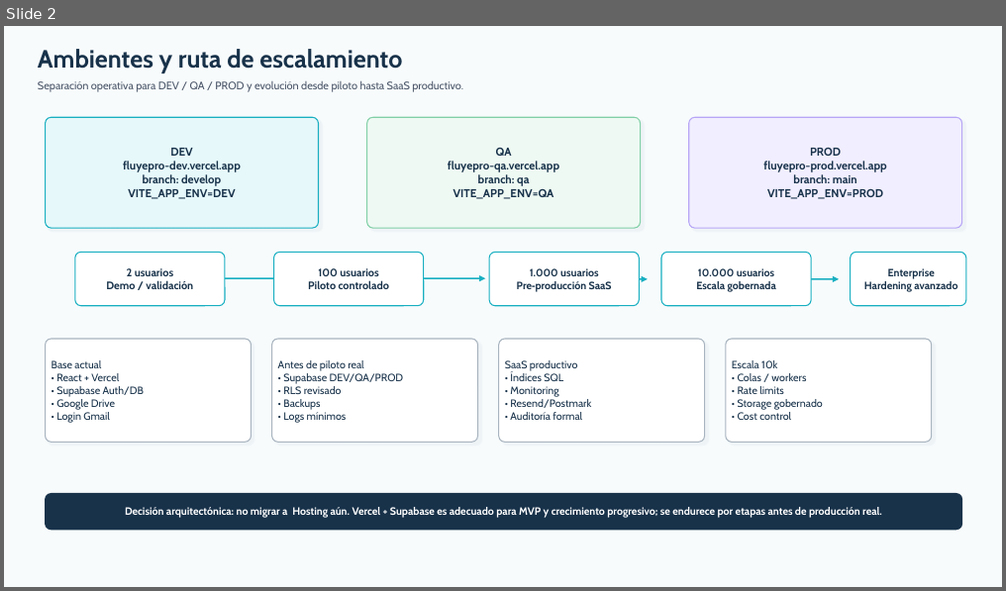
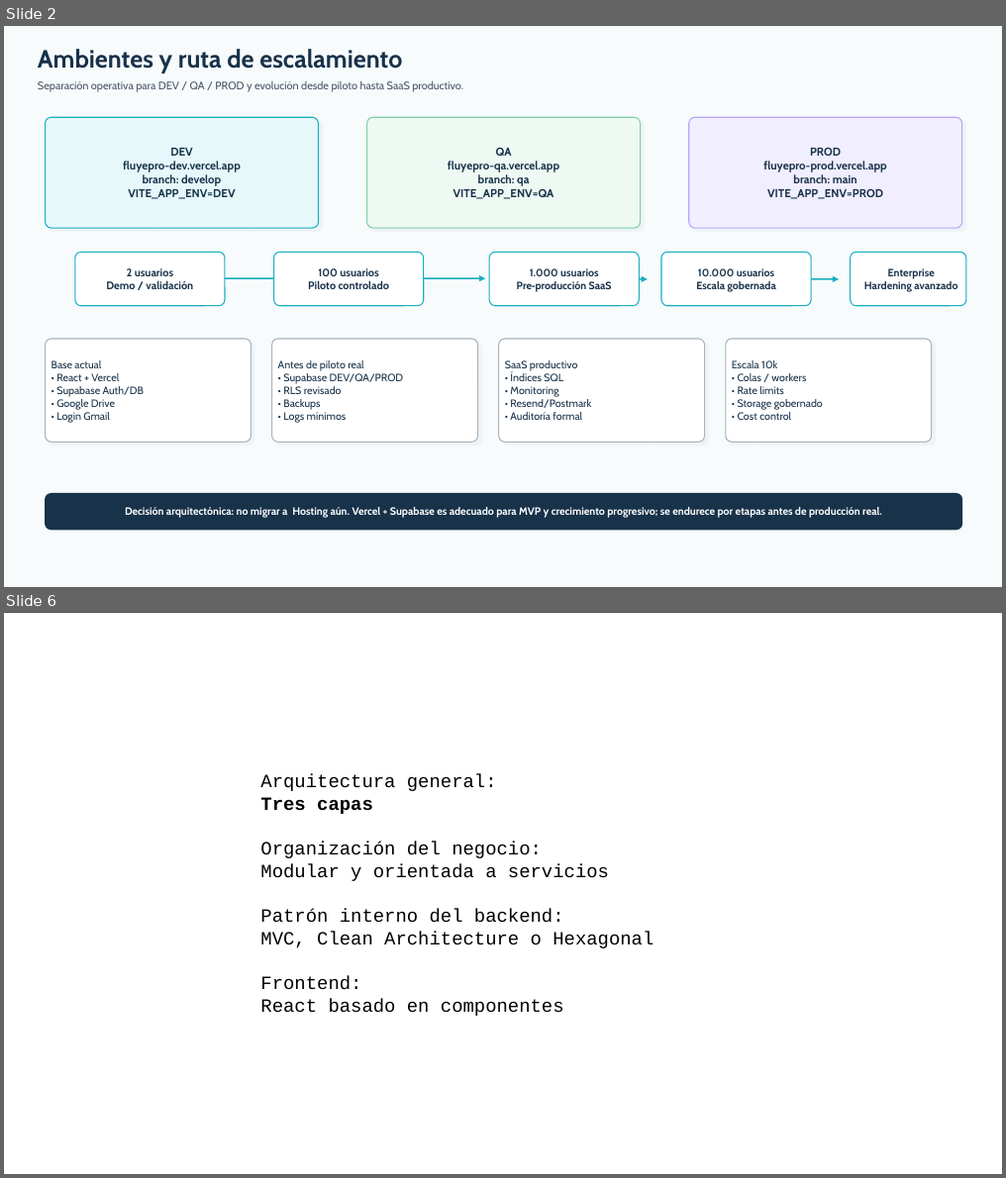
Before and after one commit to rescobarkGmail/mentalia-mvp, a slide deck: Diagramas/Arquitectura_Mentalia_FluyePro.pptx. Shown one above the other, each under a label of ours: slide 2 before the commit, slides 2 and 6 after it; the slides between them are not shown. The pictures are 1006x591 and 1006x1178 pixels, drawn with LibreOffice and Linux fonts; fonts in the diff are those of the drawing. Boxes give left, top, right and bottom in pixels: in the first picture for what was removed or moved away, otherwise in the second. Text is boxed around its words. In the diff, an @@ line names an element or a change of style, - is before the commit and + after.

```diff
--- a/Diagramas/Arquitectura_Mentalia_FluyePro.pptx
+++ b/Diagramas/Arquitectura_Mentalia_FluyePro.pptx
@@ slide 6 added at [4, 613, 1002, 1174], background #FFFFFF @@
@@ text added at [260, 774, 653, 1016], 18 pt, text #000000 @@
+Arquitectura general:
+Tres capas
+Organización del negocio:
+Modular y orientada a servicios
+Patrón interno del backend:
+MVC, Clean Architecture o Hexagonal
+Frontend:
+React basado en componentes
```
Also in this commit, not shown: 4 other slides added, 16 other files.
